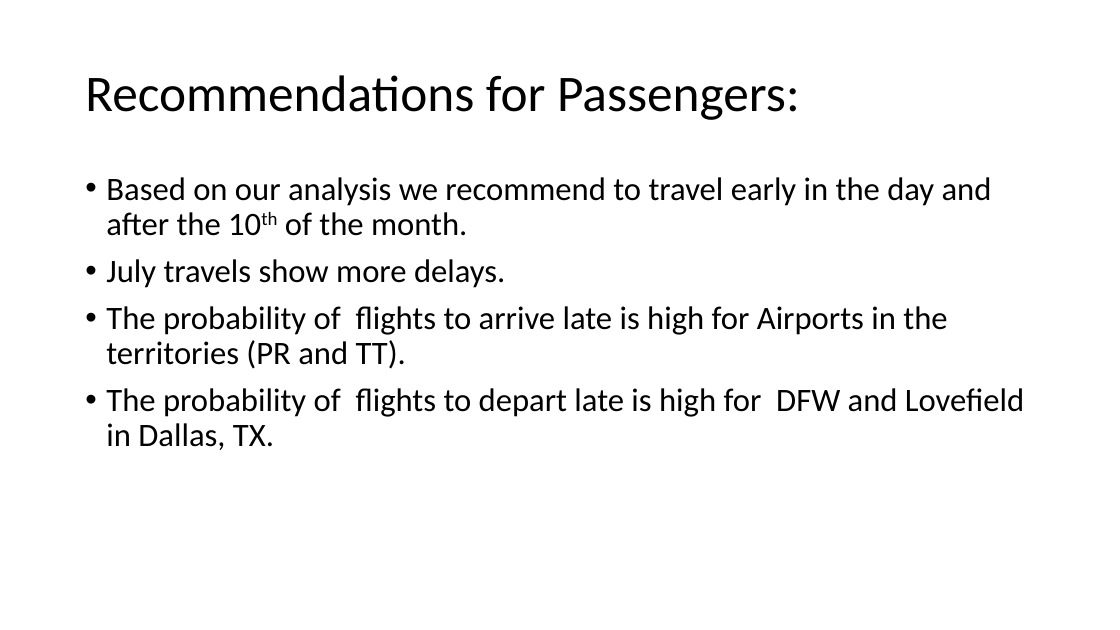
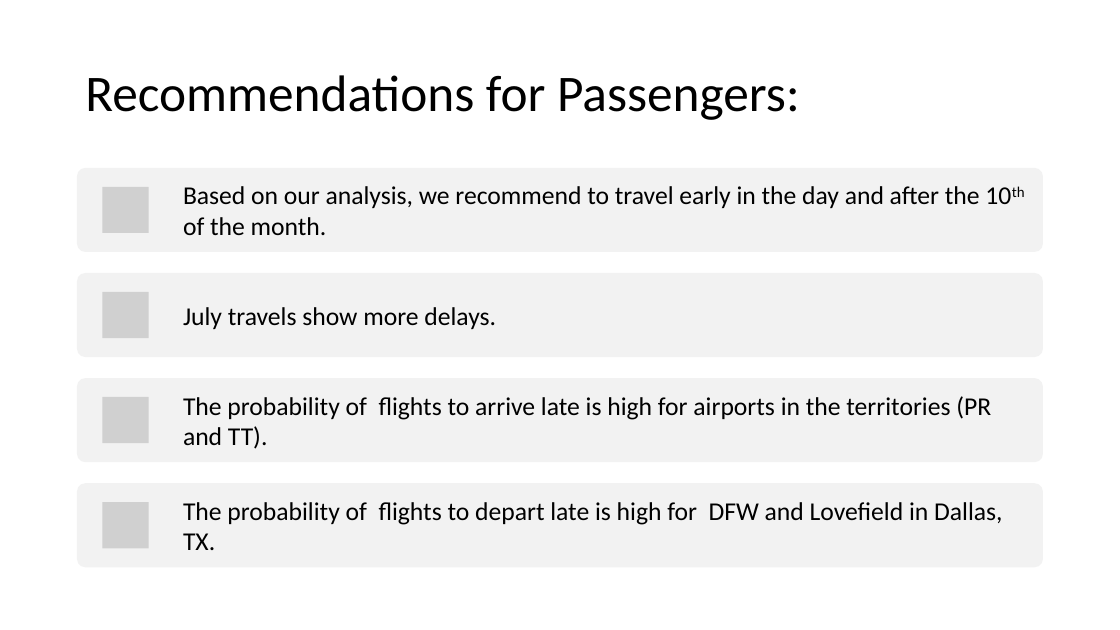
Before and after one commit to Randy0601/GroupProject, a slide deck: slide 24 of Ghassan-P/GroupProject-starbucks.pptx. Drawn at 1120x630 pixels with LibreOffice and Linux fonts; fonts in the diff are those of the drawing; grey boxes stand for pictures. Boxes give left, top, right and bottom in pixels: in the first picture for what was removed or moved away, otherwise in the second. Text is boxed around its words. In the diff, an @@ line names an element or a change of style, - is before the commit and + after.

```diff
--- a/Ghassan-P/GroupProject-starbucks.pptx
+++ b/Ghassan-P/GroupProject-starbucks.pptx
@@ text removed at (106, 177, 1024, 450) @@
-• Based on our analysis we recommend to travel early in the day and after the 10th of the month.
-• July travels show more delays.
-• The probability of flights to arrive late is high for Airports in the territories (PR and TT).
-• The probability of flights to depart late is high for DFW and Lovefield in Dallas, TX.
@@ group added at (77, 168, 1044, 567): 4 rounded rectangles, 4 pictures, 4 texts @@
+Based on our analysis, we recommend to travel early in the day and after the 10th of the month.
+July travels show more delays.
+The probability of flights to arrive late is high for airports in the territories (PR and TT).
+The probability of flights to depart late is high for DFW and Lovefield in Dallas, TX.
```
Also in this commit, not shown: 23 other slides changed, 1 slide added.
